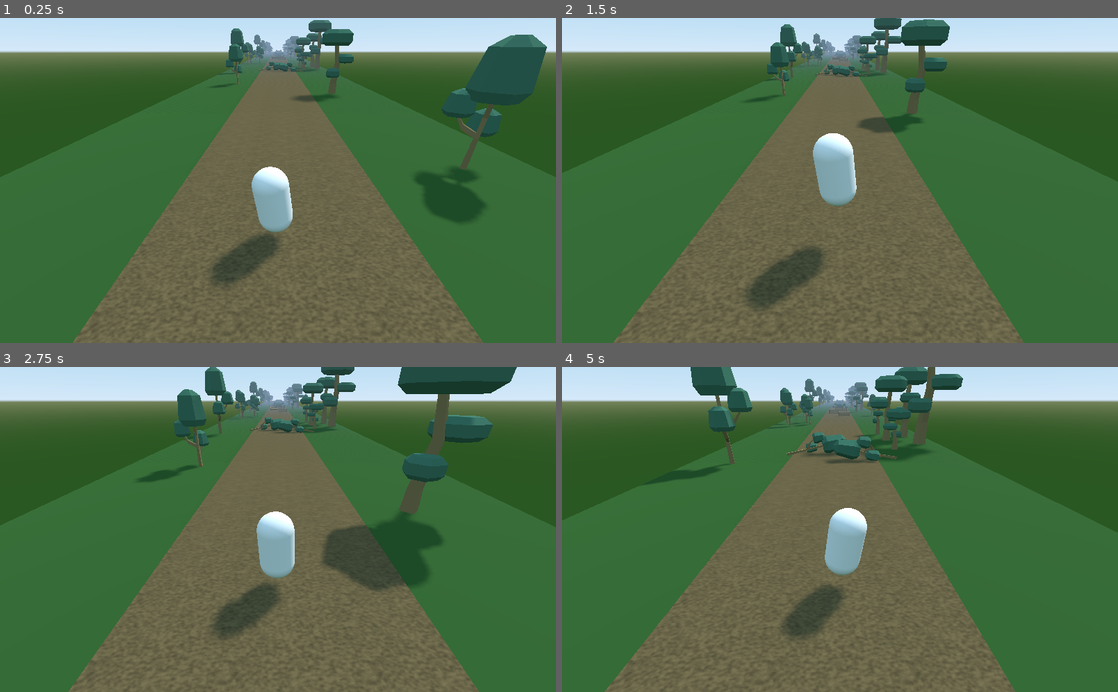
Above: before the commit, frames 1-4 (two rows, left to right).
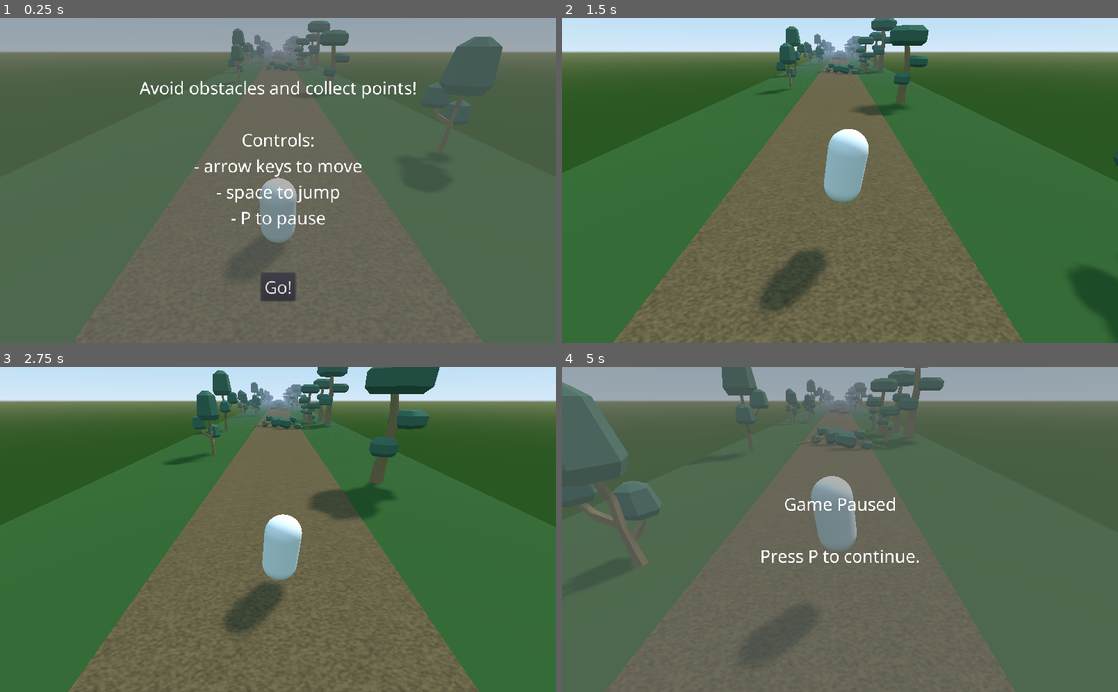
Above: after the commit, the same moments.

Repository: SPuntte/aitajuoksu-training
Game: Godot game, scene res://Main.tscn
Two runs of this game, one before a commit and one after it. Both use one fixed random seed, a clock stepped at 60 frames per second and the inputs below.
Inputs (mouse positions are in pixels of both pictures, inside the frame that each line leads up to):
- Up to frame 1 (0.25 s): no input
- Up to frame 2 (1.5 s): click (840, 287) at 0.5 s, where only the run after the commit has a clickable "Go!"; hold Right (move_right) from 1.28 s (still down); tap Space (jump) at 1.35 s
- Up to frame 3 (2.75 s): tap Space (jump) at 1.52, 1.82, 2.1, 2.27, 2.57 s; release Right (move_right) at 2.03 s; hold Left (move_left) from 2.03 s (still down)
- Up to frame 4 (5 s): release Left (move_left) at 2.78 s; hold Right (move_right) 2.78-4.28 s; tap Space (jump) at 2.85, 3.6, 3.77, 4.07, 4.35, 4.52, 4.82 s; hold Left (move_left) from 4.28 s (still down); tap P (pause, bound only after the commit) at 4.9 s

The runs differ from the first frame. In frame 1, 32% of the frame differs, in the area x 0-100%, y 0-100%; in frame 2, 5.9%; in frame 3, 12%; in frame 4, 33%.

Commit message:
Implement basic UI

Diff:
--- a/Main.gd
+++ b/Main.gd
@@ -16,11 +16,19 @@
 onready var player = $Player
 onready var camera_pivot = $CameraPivot
 
+onready var game_over_screen: Control = $UI/GameOverScreen
+onready var pause_screen: Control = $UI/PauseScreen
+
+var can_pause := false
+
 
 # Called when the node enters the scene tree for the first time.
 func _ready():
 	# Make every play different
 	randomize()
+
+	# Pause until the start screen is dismissed
+	get_tree().paused = true
 
 	player.setup_jump(jump_length, jump_height, run_speed)
 
@@ -31,6 +39,14 @@
 
 
 func _physics_process(delta):
+	if can_pause and Input.is_action_just_pressed("pause"):
+		if get_tree().paused:
+			get_tree().paused = false
+			pause_screen.hide()
+		else:
+			get_tree().paused = true
+			pause_screen.show()
+
 	if player.translation.z < -RoadBase.LENGTH:
 		# Teleport player back to the origin
 		player.translation.z += RoadBase.LENGTH
@@ -59,3 +75,19 @@
 	var road_scene = road_scenes[randi() % road_scenes.size()]
 	var road = road_scene.instance()
 	return road
+
+
+func _on_StartScreen_dismissed():
+	get_tree().paused = false
+	can_pause = true
+
+
+func _on_Player_obstacle_hit():
+	get_tree().paused = true
+	can_pause = false
+	game_over_screen.show()
+
+
+func _on_GameOverScreen_dismissed():
+	# warning-ignore: return_value_discarded
+	get_tree().reload_current_scene()
--- a/Main.tscn
+++ b/Main.tscn
@@ -1,10 +1,14 @@
-[gd_scene load_steps=4 format=2]
+[gd_scene load_steps=7 format=2]
 
 [ext_resource path="res://Player.tscn" type="PackedScene" id=1]
 [ext_resource path="res://RoadStart.tscn" type="PackedScene" id=2]
 [ext_resource path="res://Main.gd" type="Script" id=3]
+[ext_resource path="res://ui/StartScreen.tscn" type="PackedScene" id=4]
+[ext_resource path="res://ui/GameOverScreen.tscn" type="PackedScene" id=5]
+[ext_resource path="res://ui/PauseScreen.tscn" type="PackedScene" id=6]
 
 [node name="Main" type="Spatial"]
+pause_mode = 2
 transform = Transform( 1, 0, 0, 0, 0.999848, -0.0174524, 0, 0.0174524, 0.999848, 0, 0, 0 )
 script = ExtResource( 3 )
 
@@ -14,6 +18,7 @@
 [node name="RoadStart2" parent="." instance=ExtResource( 2 )]
 
 [node name="Player" parent="." instance=ExtResource( 1 )]
+pause_mode = 1
 
 [node name="Sun" type="DirectionalLight" parent="."]
 transform = Transform( 0.766045, 0.492404, 0.413176, -5.61943e-08, -0.642788, 0.766044, 0.642787, -0.586824, -0.492404, 0, 9, 0 )
@@ -25,3 +30,18 @@
 transform = Transform( 1, 0, 0, 0, 0.866025, 0.5, 0, -0.5, 0.866025, 0, 5, 5.19615 )
 near = 0.5
 far = 250.0
+
+[node name="UI" type="CanvasLayer" parent="."]
+pause_mode = 2
+
+[node name="StartScreen" parent="UI" instance=ExtResource( 4 )]
+
+[node name="GameOverScreen" parent="UI" instance=ExtResource( 5 )]
+visible = false
+
+[node name="PauseScreen" parent="UI" instance=ExtResource( 6 )]
+visible = false
+
+[connection signal="obstacle_hit" from="Player" to="." method="_on_Player_obstacle_hit"]
+[connection signal="dismissed" from="UI/StartScreen" to="." method="_on_StartScreen_dismissed"]
+[connection signal="dismissed" from="UI/GameOverScreen" to="." method="_on_GameOverScreen_dismissed"]
--- a/Player.gd
+++ b/Player.gd
@@ -1,4 +1,6 @@
 extends KinematicBody
+
+signal obstacle_hit
 
 # Player movement
 var sidestep_speed := 5.0
@@ -57,4 +59,4 @@
 		var collision_object = collision.collider as CollisionObject
 		if collision_object.collision_layer & 4 and rad2deg(collision.get_angle()) > 60:
 			# We're colliding with an obstacle
-			get_tree().reload_current_scene()
+			emit_signal("obstacle_hit")
--- a/project.godot
+++ b/project.godot
@@ -41,6 +41,11 @@
 "events": [ Object(InputEventKey,"resource_local_to_scene":false,"resource_name":"","device":0,"alt":false,"shift":false,"control":false,"meta":false,"command":false,"pressed":false,"scancode":32,"physical_scancode":0,"unicode":0,"echo":false,"script":null)
  ]
 }
+pause={
+"deadzone": 0.5,
+"events": [ Object(InputEventKey,"resource_local_to_scene":false,"resource_name":"","device":0,"alt":false,"shift":false,"control":false,"meta":false,"command":false,"pressed":false,"scancode":0,"physical_scancode":80,"unicode":0,"echo":false,"script":null)
+ ]
+}
 
 [layer_names]
 
--- /dev/null
+++ b/ui/GameOverScreen.tscn
@@ -0,0 +1,32 @@
+[gd_scene load_steps=2 format=2]
+
+[ext_resource path="res://ui/OverlayScreen.tscn" type="PackedScene" id=1]
+
+[node name="GameOverScreen" instance=ExtResource( 1 )]
+
+[node name="Label" type="Label" parent="." index="1"]
+anchor_left = 0.5
+anchor_top = 0.5
+anchor_right = 0.5
+anchor_bottom = 0.5
+margin_left = -255.5
+margin_top = -144.0
+margin_right = 255.5
+margin_bottom = -3.0
+text = "OOPS!
+
+You hit something :("
+align = 1
+
+[node name="Button" type="Button" parent="." index="2"]
+anchor_left = 0.5
+anchor_top = 1.0
+anchor_right = 0.5
+anchor_bottom = 1.0
+margin_left = -76.5
+margin_top = -161.0
+margin_right = 76.5
+margin_bottom = -110.0
+text = "Try Again"
+
+[connection signal="pressed" from="Button" to="." method="_on_Button_pressed"]
--- /dev/null
+++ b/ui/OverlayScreen.gd
@@ -0,0 +1,7 @@
+extends Control
+
+signal dismissed
+
+func _on_Button_pressed():
+	hide()
+	emit_signal("dismissed")
--- /dev/null
+++ b/ui/OverlayScreen.tscn
@@ -0,0 +1,15 @@
+[gd_scene load_steps=3 format=2]
+
+[ext_resource path="res://ui/OverlayScreen.gd" type="Script" id=1]
+[ext_resource path="res://ui/ui_theme.tres" type="Theme" id=2]
+
+[node name="OverlayScreen" type="Control"]
+anchor_right = 1.0
+anchor_bottom = 1.0
+theme = ExtResource( 2 )
+script = ExtResource( 1 )
+
+[node name="ColorRect" type="ColorRect" parent="."]
+anchor_right = 1.0
+anchor_bottom = 1.0
+color = Color( 0.4, 0.4, 0.4, 0.498039 )
--- /dev/null
+++ b/ui/PauseScreen.tscn
@@ -0,0 +1,19 @@
+[gd_scene load_steps=2 format=2]
+
+[ext_resource path="res://ui/OverlayScreen.tscn" type="PackedScene" id=1]
+
+[node name="PauseScreen" instance=ExtResource( 1 )]
+
+[node name="Label" type="Label" parent="." index="1"]
+anchor_left = 0.5
+anchor_top = 0.5
+anchor_right = 0.5
+anchor_bottom = 0.5
+margin_left = -147.5
+margin_top = -70.5
+margin_right = 147.5
+margin_bottom = 70.5
+text = "Game Paused
+
+Press P to continue."
+align = 1
--- /dev/null
+++ b/ui/StartScreen.tscn
@@ -0,0 +1,35 @@
+[gd_scene load_steps=2 format=2]
+
+[ext_resource path="res://ui/OverlayScreen.tscn" type="PackedScene" id=1]
+
+[node name="StartScreen" instance=ExtResource( 1 )]
+
+[node name="Label" type="Label" parent="." index="1"]
+anchor_left = 0.5
+anchor_top = 0.5
+anchor_right = 0.5
+anchor_bottom = 0.5
+margin_left = -255.5
+margin_top = -194.0
+margin_right = 255.5
+margin_bottom = 91.0
+text = "Avoid obstacles and collect points!
+
+Controls:
+- arrow keys to move
+- space to jump
+- P to pause"
+align = 1
+
+[node name="Button" type="Button" parent="." index="2"]
+anchor_left = 0.5
+anchor_top = 1.0
+anchor_right = 0.5
+anchor_bottom = 1.0
+margin_left = -31.5
+margin_top = -129.0
+margin_right = 31.5
+margin_bottom = -78.0
+text = "Go!"
+
+[connection signal="pressed" from="Button" to="." method="_on_Button_pressed"]
--- /dev/null
+++ b/ui/ui_theme.tres
@@ -0,0 +1,10 @@
+[gd_resource type="Theme" load_steps=3 format=2]
+
+[ext_resource path="res://font/NotoSans-Regular.ttf" type="DynamicFontData" id=1]
+
+[sub_resource type="DynamicFont" id=1]
+size = 32
+font_data = ExtResource( 1 )
+
+[resource]
+default_font = SubResource( 1 )
